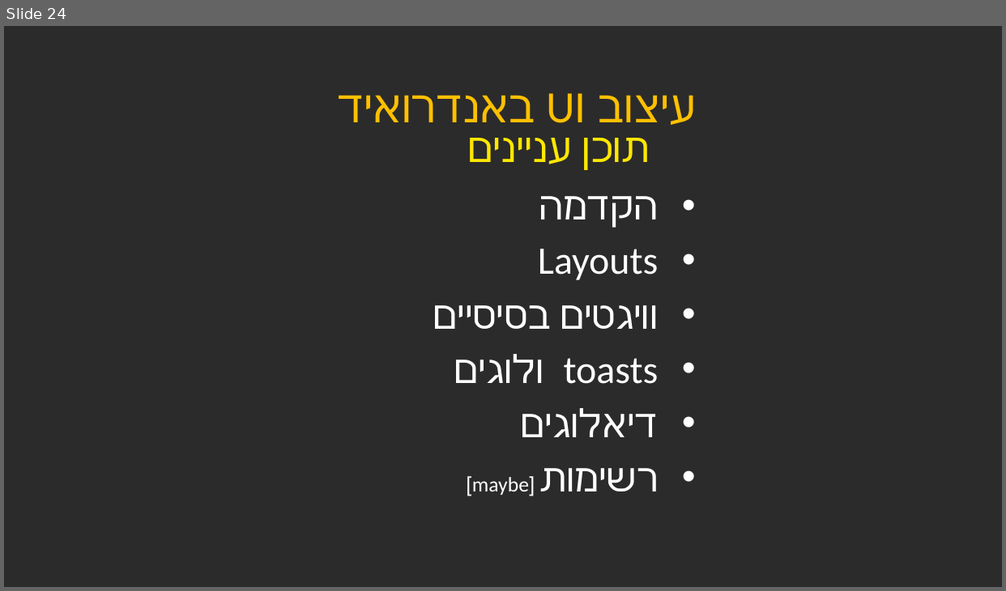
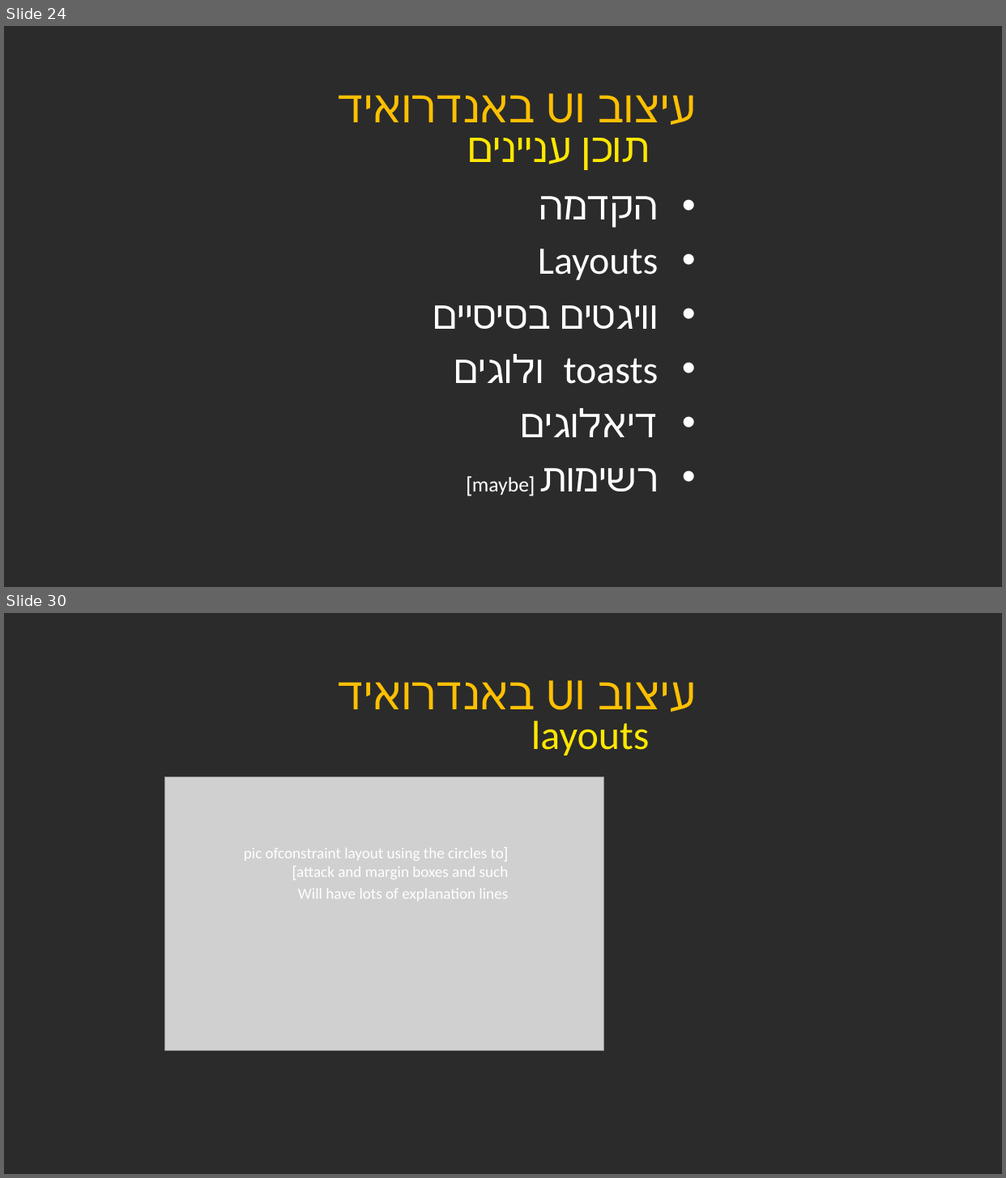
Before and after one commit to Yonatan42/AndroidPresentation, a slide deck: Android Presentation - Java Workshop.pptx. Shown one above the other, each under a label of ours: slide 24 before the commit, slides 24 and 30 after it; the slides between them are not shown. The pictures are 1006x591 and 1006x1178 pixels, drawn with LibreOffice and Linux fonts; fonts in the diff are those of the drawing; grey boxes stand for pictures; background and template pictures are left out; a plain dark background stands for a picture behind light text. Boxes give left, top, right and bottom in pixels: in the first picture for what was removed or moved away, otherwise in the second. Text is boxed around its words. In the diff, an @@ line names an element or a change of style, - is before the commit and + after.

Commit message:
layouts update

```diff
--- a/Android Presentation - Java Workshop.pptx
+++ b/Android Presentation - Java Workshop.pptx
@@ slide 30 added at (4, 613, 1002, 1174), background picture (left out) @@
@@ title added at (598, 682, 696, 712), 43.2 pt, text #FFC000 @@
+עיצוב UI באנדרואיד
@@ text added at (531, 721, 650, 756), 39 pt, text #FFE701 @@
+layouts
@@ picture added at (165, 777, 603, 1050) @@
@@ text added at (244, 848, 509, 901), 14.9 pt, text #FFFFFF @@
+[pic ofconstraint layout using the circles to attack and margin boxes and such]
+Will have lots of explanation lines
```
Also in this commit, not shown: 2 slides changed, 3 other slides added.
